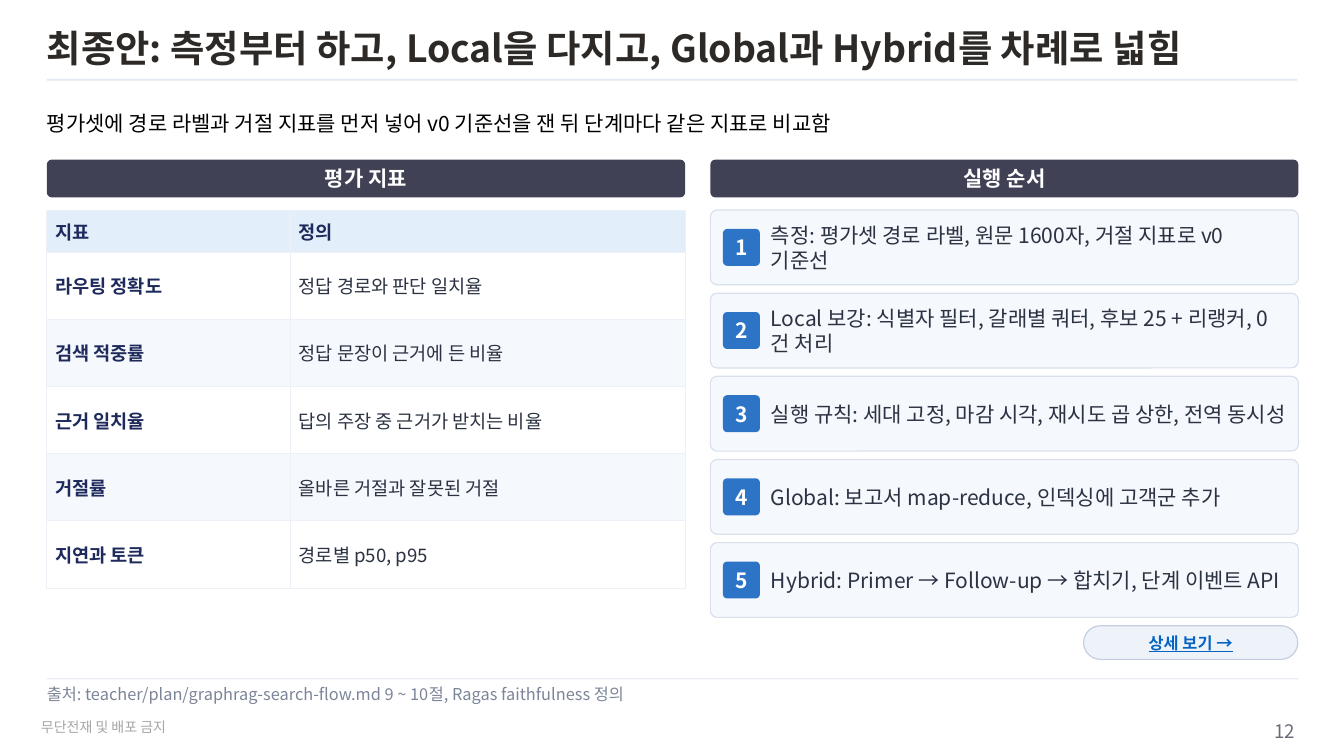
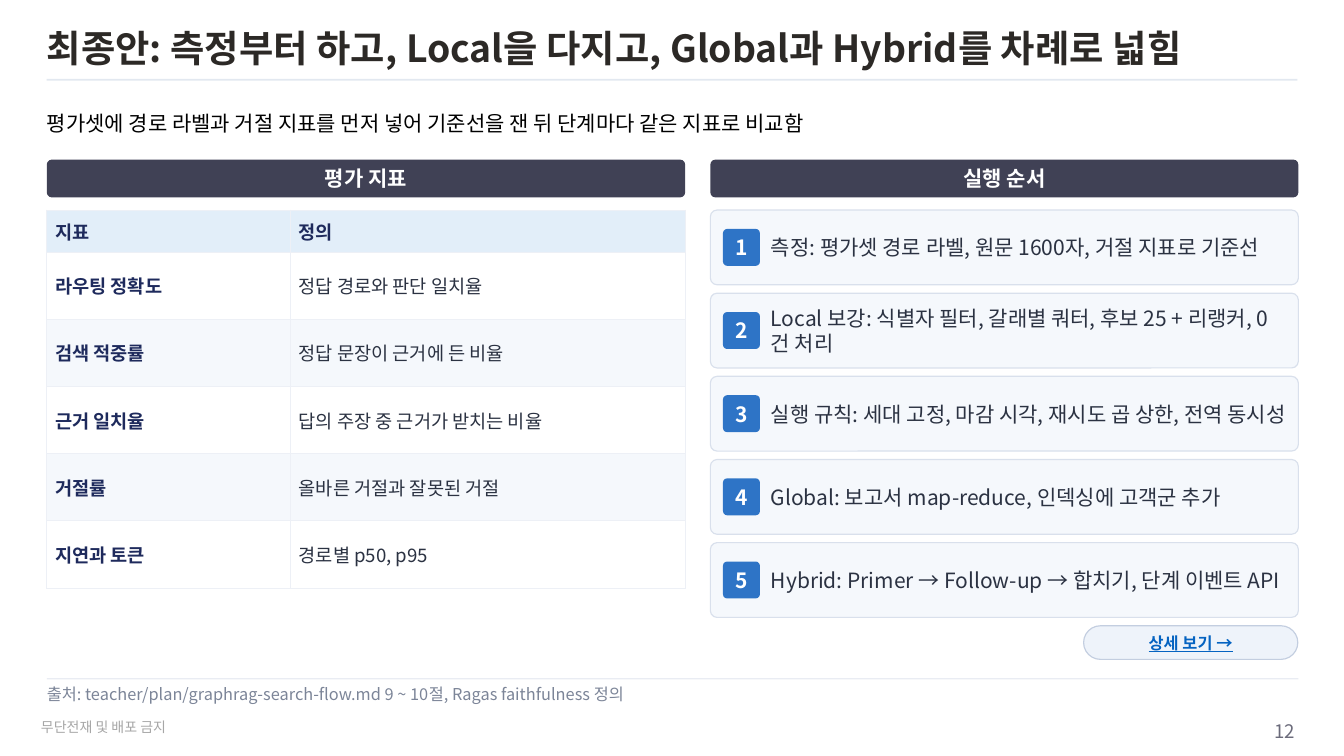
Before and after one commit to unicorn-campus/hybrid-ai, a slide deck: slide 12 of teacher/plan/graphrag-search-flow.pptx. Drawn at 1344x756 pixels with LibreOffice and Linux fonts; fonts in the diff are those of the drawing. Boxes give left, top, right and bottom in pixels: in the first picture for what was removed or moved away, otherwise in the second. Text is boxed around its words. In the diff, an @@ line names an element or a change of style, - is before the commit and + after.

```diff
--- a/teacher/plan/graphrag-search-flow.pptx
+++ b/teacher/plan/graphrag-search-flow.pptx
@@ text at (47,113,803,133): text changed @@
-평가셋에 경로 라벨과 거절 지표를 먼저 넣어 v0 기준선을 잰 뒤 단계마다 같은 지표로 비교함
+평가셋에 경로 라벨과 거절 지표를 먼저 넣어 기준선을 잰 뒤 단계마다 같은 지표로 비교함
@@ text at (771,237,1259,259): text changed @@
-측정: 평가셋 경로 라벨, 원문 1600자, 거절 지표로 v0 기준선
+측정: 평가셋 경로 라벨, 원문 1600자, 거절 지표로 기준선
```
Also in this commit, not shown: 10 other slides changed, 6 other files.
